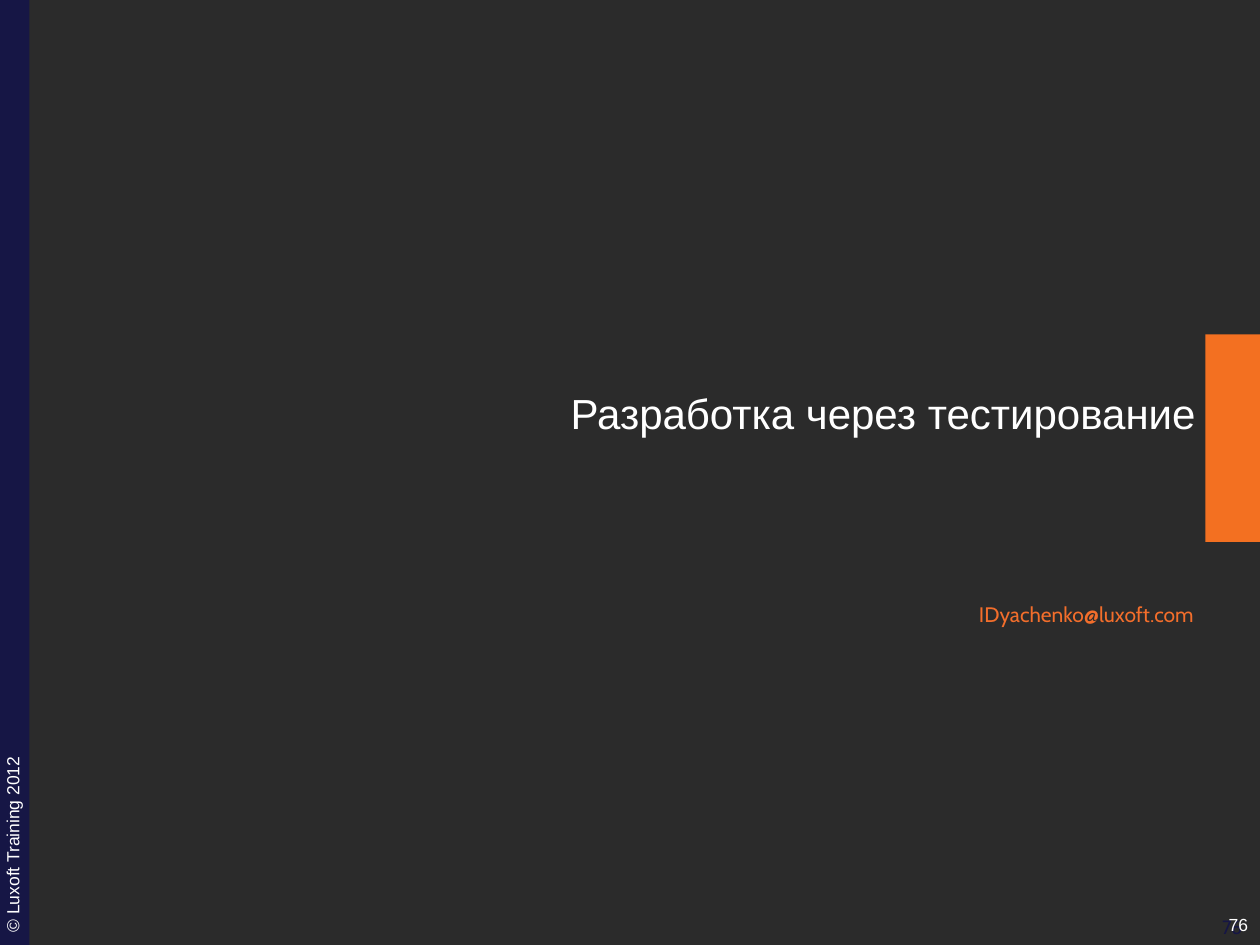
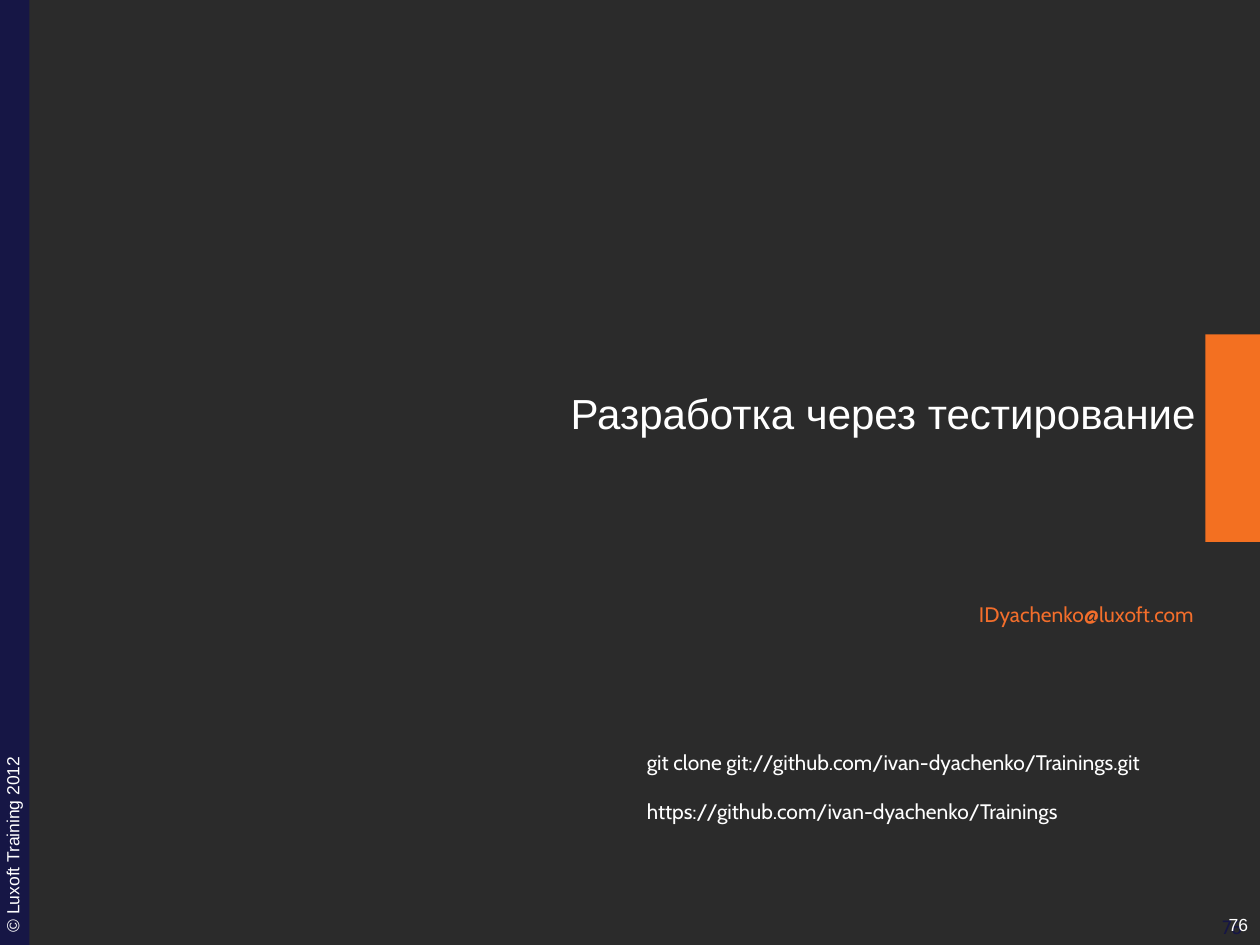
Before and after one commit to ivan-dyachenko/Trainings, a slide deck: slide 76 of Test Driven Development/materials/pptx/1. TDD-Introduction.pptx. Drawn at 1260x945 pixels with LibreOffice and Linux fonts; fonts in the diff are those of the drawing; background and template pictures are left out; a plain dark background stands for a picture behind light text. Boxes give left, top, right and bottom in pixels: in the first picture for what was removed or moved away, otherwise in the second. Text is boxed around its words. In the diff, an @@ line names an element or a change of style, - is before the commit and + after.

```diff
--- a/Test Driven Development/materials/pptx/1. TDD-Introduction.pptx
+++ b/Test Driven Development/materials/pptx/1. TDD-Introduction.pptx
@@ text added at (647, 754, 1139, 776), 12 pt, text #FFFFFF @@
+git clone git://github.com/ivan-dyachenko/Trainings.git
@@ text added at (647, 803, 1058, 824), 12 pt, text #FFFFFF @@
+https://github.com/ivan-dyachenko/Trainings
```
Also in this commit, not shown: 22 other slides changed, 7 other files.
